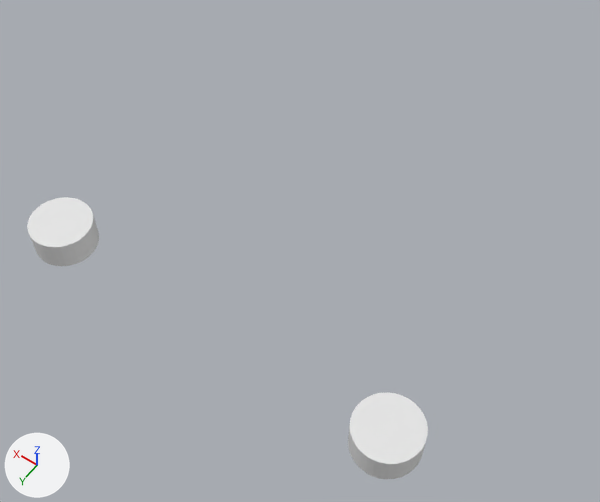
The Blender file Chateau de Chambord.blend: old version first, new version second.
One viewpoint serves both versions: a camera (50 mm lens) standing at (91.0, 41.1, 58.0) and looking at (116.6, 5.3, 1.8). The axes (+X, +Y, +Z) are drawn at lower left. The lights are the same throughout.
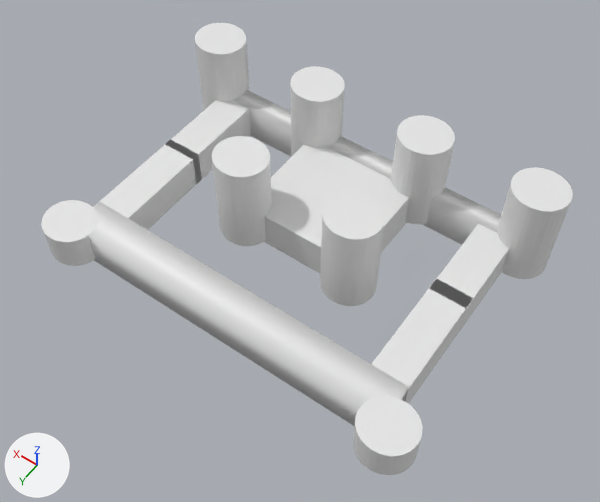
Where the change shows, as pixel boxes [x1, y1, x2, y2] in the pictures (600 x 502 px):
'Cube', added: after [88, 201, 409, 426]
'Cube.003', added: after [264, 145, 409, 273]
'Cylinder.005', added: after [320, 193, 385, 306]
'Cylinder.006', added: after [498, 167, 573, 279]
'Cylinder', moved, rescaled (12% narrower, 9% shorter): before [348, 392, 428, 479]; after [353, 396, 423, 475]
'Cube.006', added: after [233, 90, 501, 245]
'Cylinder.004', added: after [212, 136, 272, 246]
'Cube.002', added: after [372, 278, 473, 404]
'Cylinder.002', added: after [391, 115, 455, 224]
'Cube.001', added: after [100, 140, 201, 230]
'Cylinder.001', moved, rescaled: before [27, 197, 99, 266]; after [41, 200, 98, 266]
'Cylinder.003', added: after [290, 66, 345, 156]
'Cylinder.007', added: after [195, 23, 249, 110]
'Cube.005', added: after [432, 224, 509, 331]
'Cube.004', added: after [167, 100, 251, 184]

Edits to the bpy script that builds the scene:
```text
Add me_cube_006:
    me_cube_006.from_pydata([(-1.0, -1.0, -0.88), (-1.0, -1.0, 1.12), (-1.0, 1.0, -1.0), (-1.0, 1.0, 1.0), (1.0, -1.0, -0.88), (1.0, -1.0, 1.12), (1.0, 1.0, -1.0), (1.0, 1.0, 1.0)], [], [(0, 1, 3, 2), (2, 3, 7, 6), (6, 7, 5, 4), (4, 5, 1, 0), (2, 6, 4, 0), (7, 3, 1, 5)])
Change ob_cylinder:
    ob_cylinder.location: (101.56, 15.25, 1.21) -> (101.69, 14.98, 0.59)
    ob_cylinder.scale: (1.27, 1.27, 0.605) -> (1.12, 1.05, 0.757)
Change ob_cylinder_001:
    ob_cylinder_001.location: (135.03, 15.25, 1.19) -> (134.67, 14.58, 0.59)
    ob_cylinder_001.scale: (1.27, 1.27, 0.605) -> (1.12, 1.05, 0.757)
Add ob_cube_006:
    ob_cube_006 = bpy.data.objects.new('Cube.006', me_cube_006)  # modifiers NORMAL_EDIT
    ob_cube_006.location = (118.13, -6.84, 0.39)
    ob_cube_006.scale = (16.0, 0.88, 1.91)
Add ob_cube_005:
    ob_cube_005 = bpy.data.objects.new('Cube.005', me_cube_005)  # a box spanning x -1.0..1.0, y -1.0..1.0, z -1.0..1.0
    ob_cube_005.location = (103.76, -2.57, 0.49)
    ob_cube_005.scale = (1.72, 5.14, 1.71)
Add ob_cube_004:
    ob_cube_004 = bpy.data.objects.new('Cube.004', me_cube_005.copy())
    ob_cube_004.location = (132.47, -2.57, 0.49)
    ob_cube_004.scale = (1.72, 5.14, 1.71)
Add ob_cube_003:
    ob_cube_003 = bpy.data.objects.new('Cube.003', me_cube_005.copy())
    ob_cube_003.location = (117.69, -1.7, 0.4)
    ob_cube_003.scale = (5.76, 5.98, 1.88)
Add ob_cylinder_007:
    ob_cylinder_007 = bpy.data.objects.new('Cylinder.007', me_cylinder_008)  # 192 vertices, 162 faces; spans x -2.23..2.23, y -2.23..2.23, z -2.23..9.78
    ob_cylinder_007.location = (134.82, -7.27, 0.59)
    ob_cylinder_007.scale = (1.12, 1.05, 0.757)
Add ob_cylinder_006:
    ob_cylinder_006 = bpy.data.objects.new('Cylinder.006', me_cylinder_007)  # 192 vertices, 162 faces; spans x -2.23..2.23, y -2.23..2.23, z -2.23..9.78
    ob_cylinder_006.location = (101.54, -7.27, 0.59)
    ob_cylinder_006.scale = (1.12, 1.05, 0.757)
Add ob_cylinder_005:
    ob_cylinder_005 = bpy.data.objects.new('Cylinder.005', me_cylinder_006)  # 192 vertices, 162 faces; spans x -2.23..2.23, y -2.23..2.23, z -2.23..9.78
    ob_cylinder_005.location = (112.36, 3.94, 0.59)
    ob_cylinder_005.scale = (1.12, 1.05, 0.757)
Add ob_cylinder_004:
    ob_cylinder_004 = bpy.data.objects.new('Cylinder.004', me_cylinder_005)  # 192 vertices, 162 faces; spans x -2.23..2.23, y -2.23..2.23, z -2.23..9.78
    ob_cylinder_004.location = (123.6, 3.94, 0.59)
    ob_cylinder_004.scale = (1.12, 1.05, 0.757)
Add ob_cylinder_003:
    ob_cylinder_003 = bpy.data.objects.new('Cylinder.003', me_cylinder_004)  # 192 vertices, 162 faces; spans x -2.23..2.23, y -2.23..2.23, z -2.23..9.78
    ob_cylinder_003.location = (123.6, -7.27, 0.59)
    ob_cylinder_003.scale = (1.12, 1.05, 0.757)
Add ob_cylinder_002:
    ob_cylinder_002 = bpy.data.objects.new('Cylinder.002', me_cylinder_003)  # 192 vertices, 162 faces; spans x -2.23..2.23, y -2.23..2.23, z -2.23..9.78
    ob_cylinder_002.location = (112.32, -7.27, 0.59)
    ob_cylinder_002.scale = (1.12, 1.05, 0.757)
Add ob_cube_002:
    ob_cube_002 = bpy.data.objects.new('Cube.002', me_cube_005.copy())
    ob_cube_002.location = (103.79, 6.46, 0.49)
    ob_cube_002.scale = (1.72, 5.14, 1.71)
Add ob_cube_001:
    ob_cube_001 = bpy.data.objects.new('Cube.001', me_cube_005.copy())
    ob_cube_001.location = (132.47, 6.89, 0.49)
    ob_cube_001.scale = (1.72, 5.14, 1.71)
Add ob_cube:
    ob_cube = bpy.data.objects.new('Cube', me_cube_005.copy())  # modifiers NORMAL_EDIT
    ob_cube.location = (118.13, 13.11, 0.36)
    ob_cube.scale = (16.0, 1.71, 1.91)
```
